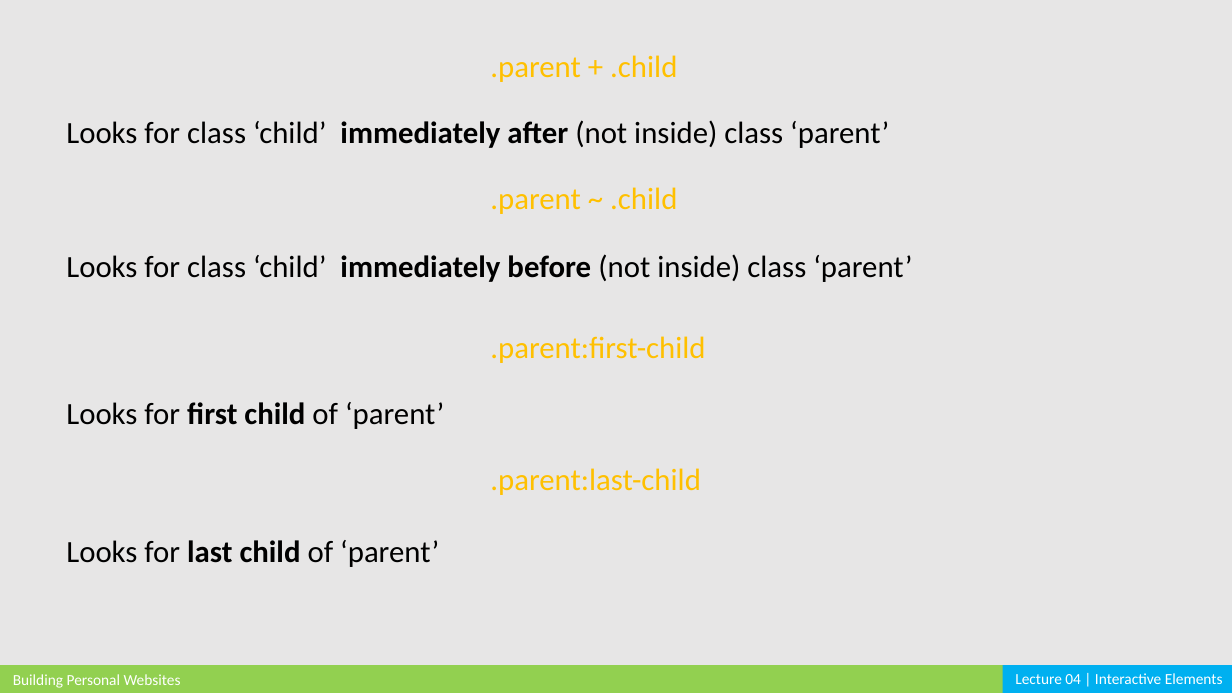
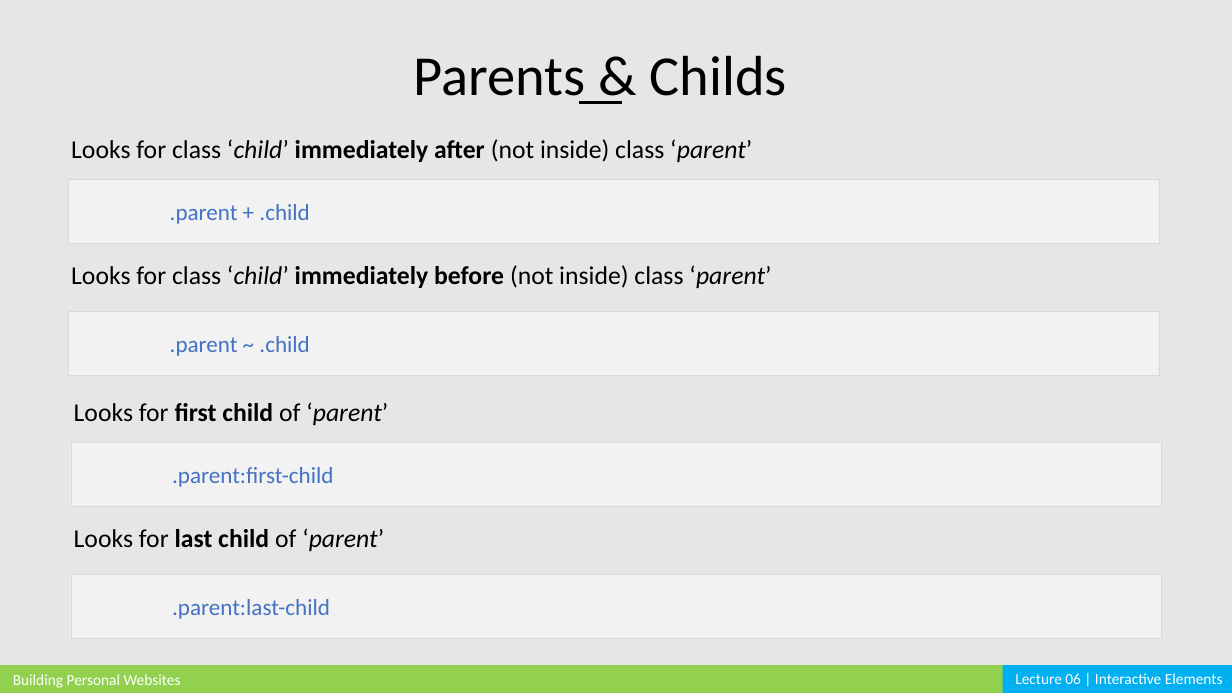
Before and after one commit to cardadfar/stuco_webdev_website, a slide deck: slide 8 of assets/lectures/BPW_Lecture_06.pptx. Drawn at 1232x693 pixels with LibreOffice and Linux fonts; fonts in the diff are those of the drawing. Boxes give left, top, right and bottom in pixels: in the first picture for what was removed or moved away, otherwise in the second. Text is boxed around its words. In the diff, an @@ line names an element or a change of style, - is before the commit and + after.

```diff
--- a/assets/lectures/BPW_Lecture_06.pptx
+++ b/assets/lectures/BPW_Lecture_06.pptx
@@ text added at bbox=[413, 55, 786, 104], 44 pt, text #000000 @@
+Parents & Childs
@@ line added from (579, 103) to (622, 103), #000000 2.25 pt @@
@@ text at bbox=[71, 139, 752, 162]: text changed; size 24 to 20 pt @@
-Looks for class ‘child’ immediately before (not inside) class ‘parent’
+Looks for class ‘child’ immediately after (not inside) class ‘parent’
@@ rectangle ".parent + .child": place and size @@
-rectangle ".parent + .child" at bbox=[490, 187, 677, 214]
+rectangle ".parent + .child" at bbox=[68, 179, 1159, 243]
@@ rectangle ".parent + .child" at bbox=[68, 179, 1159, 243]: vertical alignment top to middle; fill none to #F2F2F2; outline none to #D9D9D9 0.25 pt @@
@@ text in rectangle at bbox=[170, 204, 309, 224]: text changed; size 24 to 18 pt; text colour #FFC000 to #4472C4 @@
-.parent ~ .child
+.parent + .child
@@ text at bbox=[71, 265, 771, 288]: text changed; size 24 to 20 pt @@
-Looks for class ‘child’ immediately after (not inside) class ‘parent’
+Looks for class ‘child’ immediately before (not inside) class ‘parent’
@@ rectangle ".parent ~ .child" at bbox=[68, 311, 1159, 375]: vertical alignment top to middle; fill none to #F2F2F2; outline none to #D9D9D9 0.25 pt @@
@@ rectangle ".parent ~ .child": place and size @@
-rectangle ".parent ~ .child" at bbox=[490, 55, 677, 82]
+rectangle ".parent ~ .child" at bbox=[68, 311, 1159, 375]
@@ text in rectangle at bbox=[170, 336, 309, 356]: text changed; size 24 to 18 pt; text colour #FFC000 to #4472C4 @@
-.parent + .child
+.parent ~ .child
@@ text "Looks for first child of ...": place and size @@
-text "Looks for first child of ..." at bbox=[66, 402, 444, 429]
+text "Looks for first child of ..." at bbox=[74, 402, 388, 425]
@@ text "Looks for first child of ..." at bbox=[74, 402, 388, 425]: size 24 to 20 pt; italic on in "‘parent’" @@
@@ rectangle ".parent:first-child": place and size @@
-rectangle ".parent:first-child" at bbox=[490, 336, 705, 363]
+rectangle ".parent:first-child" at bbox=[71, 443, 1162, 506]
@@ rectangle ".parent:first-child" at bbox=[71, 443, 1162, 506]: size 24 to 18 pt, text colour #FFC000 to #4472C4; vertical alignment top to middle; fill none to #F2F2F2; outline none to #D9D9D9 0.25 pt @@
@@ text "Looks for last child of ..." at bbox=[74, 528, 384, 551]: size 24 to 20 pt; italic on in "‘parent’" @@
@@ text "Looks for last child of ...": place and size @@
-text "Looks for last child of ..." at bbox=[66, 540, 439, 567]
+text "Looks for last child of ..." at bbox=[74, 528, 384, 551]
@@ rectangle ".parent:last-child" at bbox=[71, 575, 1162, 639]: size 24 to 18 pt, text colour #FFC000 to #4472C4; vertical alignment top to middle; fill none to #F2F2F2; outline none to #D9D9D9 0.25 pt @@
@@ rectangle ".parent:last-child": place and size @@
-rectangle ".parent:last-child" at bbox=[490, 468, 701, 495]
+rectangle ".parent:last-child" at bbox=[71, 575, 1162, 639]
@@ text at bbox=[1015, 673, 1223, 684]: text changed @@
-Lecture 04 | Interactive Elements
+Lecture 06 | Interactive Elements
```
Also in this commit, not shown: 14 other slides changed, 23 other files.
